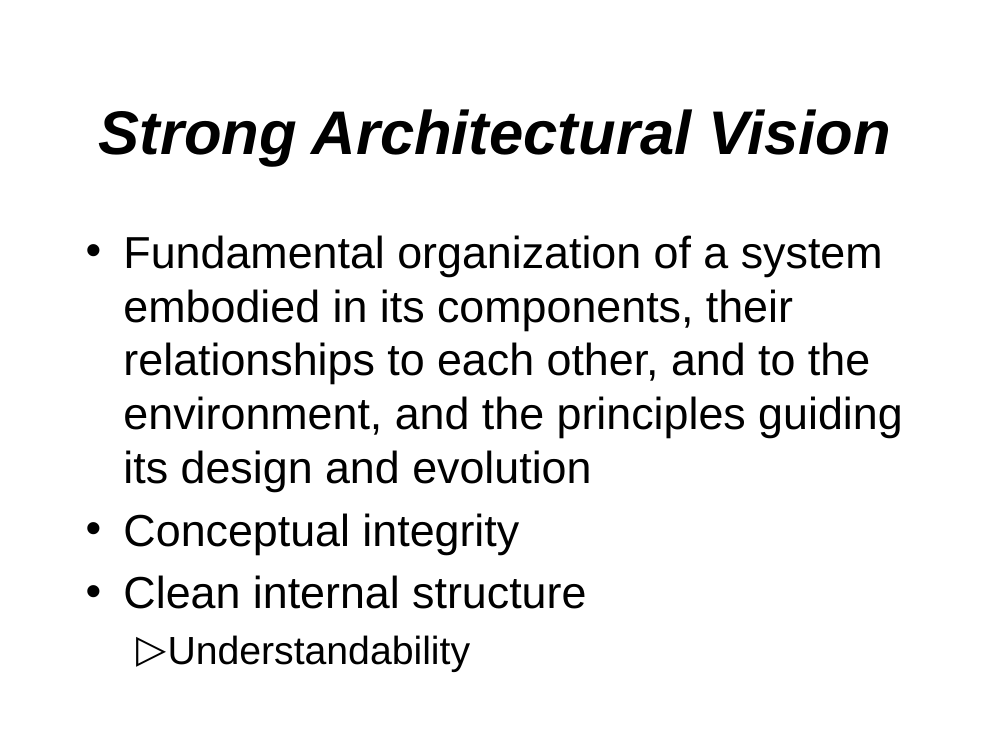
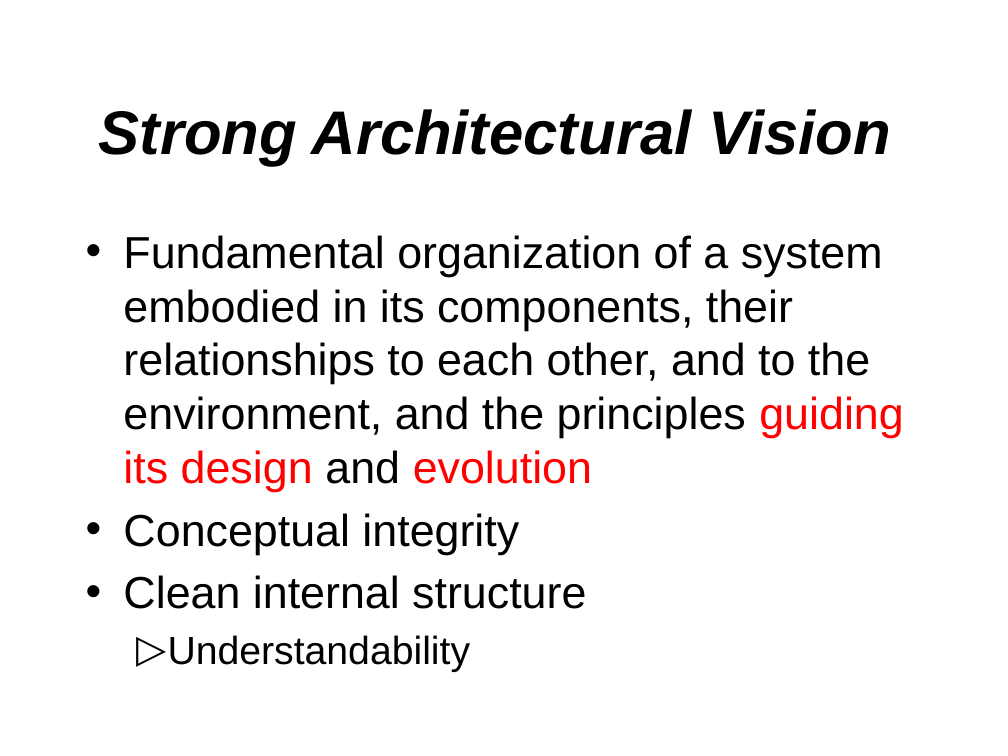
Before and after one commit to octaviordz/zjnu2017.github.io, a slide deck: slide 18 of OOAD/lectures/080--Processes.pptx. Drawn at 1008x756 pixels with LibreOffice and Linux fonts; fonts in the diff are those of the drawing. Boxes give left, top, right and bottom in pixels: in the first picture for what was removed or moved away, otherwise in the second. Text is boxed around its words. In the diff, an @@ line names an element or a change of style, - is before the commit and + after.

```diff
--- a/OOAD/lectures/080--Processes.pptx
+++ b/OOAD/lectures/080--Processes.pptx
@@ text at (x1=123, y1=235, x2=903, y2=492): text colour #000000 to #FF0000 in "guiding its design evolution" @@
```
Also in this commit, not shown: 3 other slides changed, 1 other file.
